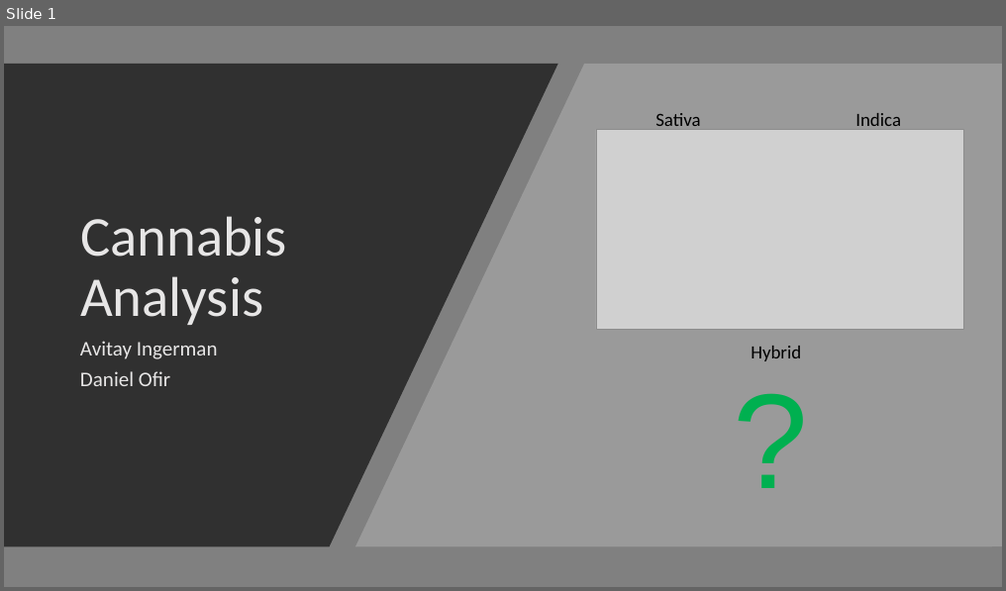
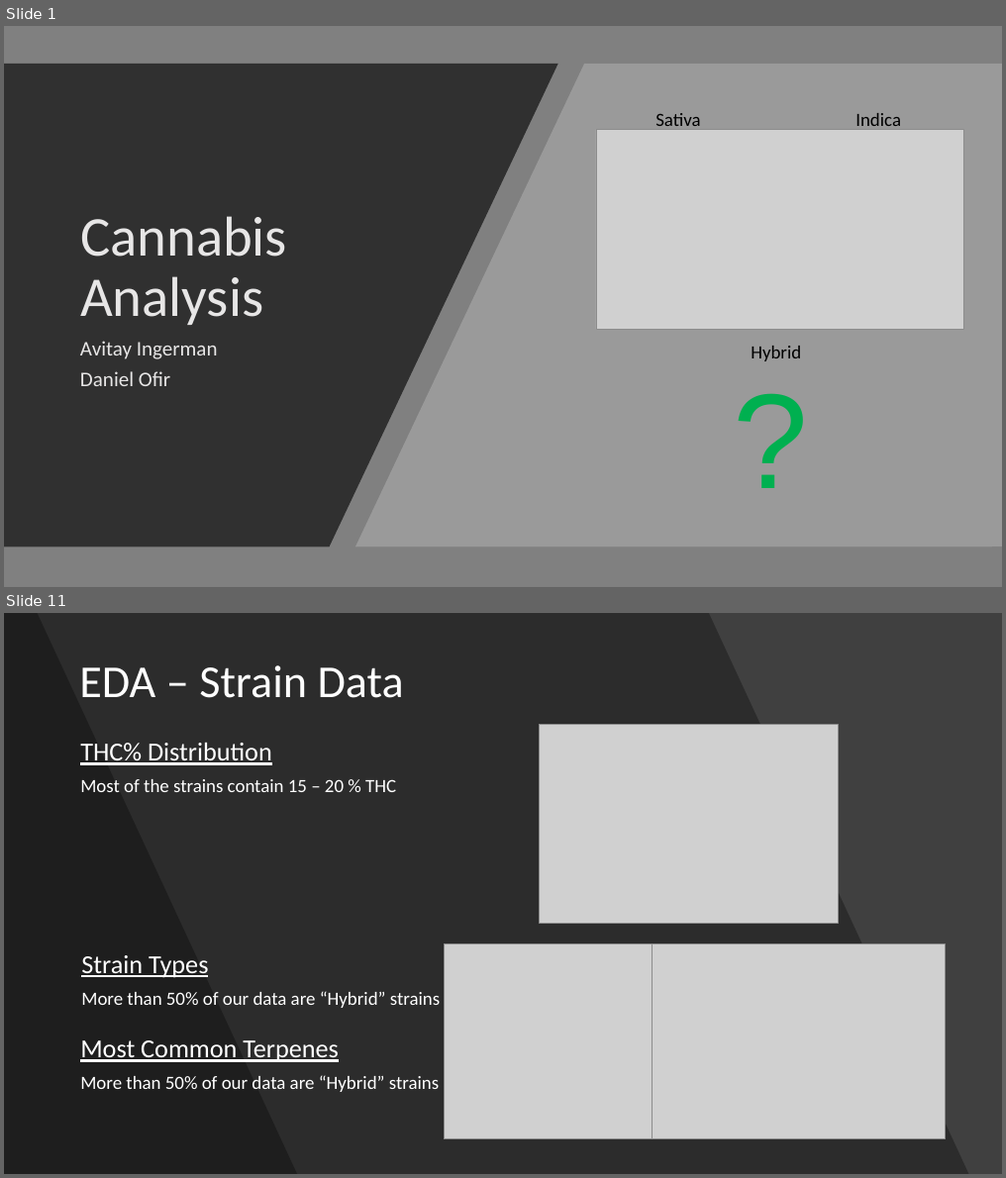
Before and after one commit to DanielOfir/Cannabis-Analysis, a slide deck: Cannabis Analysis.pptx. Shown one above the other, each under a label of ours: slide 1 before the commit, slides 1 and 11 after it; the slides between them are not shown. The pictures are 1006x591 and 1006x1178 pixels, drawn with LibreOffice and Linux fonts; fonts in the diff are those of the drawing; grey boxes stand for pictures. Boxes give left, top, right and bottom in pixels: in the first picture for what was removed or moved away, otherwise in the second. Text is boxed around its words. In the diff, an @@ line names an element or a change of style, - is before the commit and + after.

```diff
--- a/Cannabis Analysis.pptx
+++ b/Cannabis Analysis.pptx
@@ slide 11 added at bbox=[4, 613, 1002, 1174], background #404040 @@
@@ freeform shape added at bbox=[4, 613, 969, 1174], fill #000000 at 30% opacity @@
@@ freeform shape added at bbox=[4, 613, 297, 1174], fill #000000 at 30% opacity @@
@@ title added at bbox=[79, 665, 404, 698], 44 pt, text #FFFFFF @@
+EDA – Strain Data
@@ picture added at bbox=[540, 725, 838, 924] @@
@@ text added at bbox=[80, 742, 272, 765], 25 pt, text #FFFFFF, underline @@
+THC% Distribution
@@ text added at bbox=[80, 779, 396, 792], 18 pt, text #FFFFFF @@
+Most of the strains contain 15 – 20 % THC
@@ text added at bbox=[81, 956, 209, 978], 25 pt, text #FFFFFF, underline @@
+Strain Types
@@ picture added at bbox=[445, 944, 738, 1140] @@
@@ picture added at bbox=[652, 944, 945, 1140] @@
@@ text added at bbox=[81, 991, 440, 1008], 18 pt, text #FFFFFF @@
+More than 50% of our data are “Hybrid” strains
@@ text added at bbox=[80, 1041, 339, 1062], 25 pt, text #FFFFFF, underline @@
+Most Common Terpenes
@@ text added at bbox=[80, 1075, 439, 1092], 18 pt, text #FFFFFF @@
+More than 50% of our data are “Hybrid” strains
```
Also in this commit, not shown: 2 slides changed, 11 other slides added, 8 other files.
